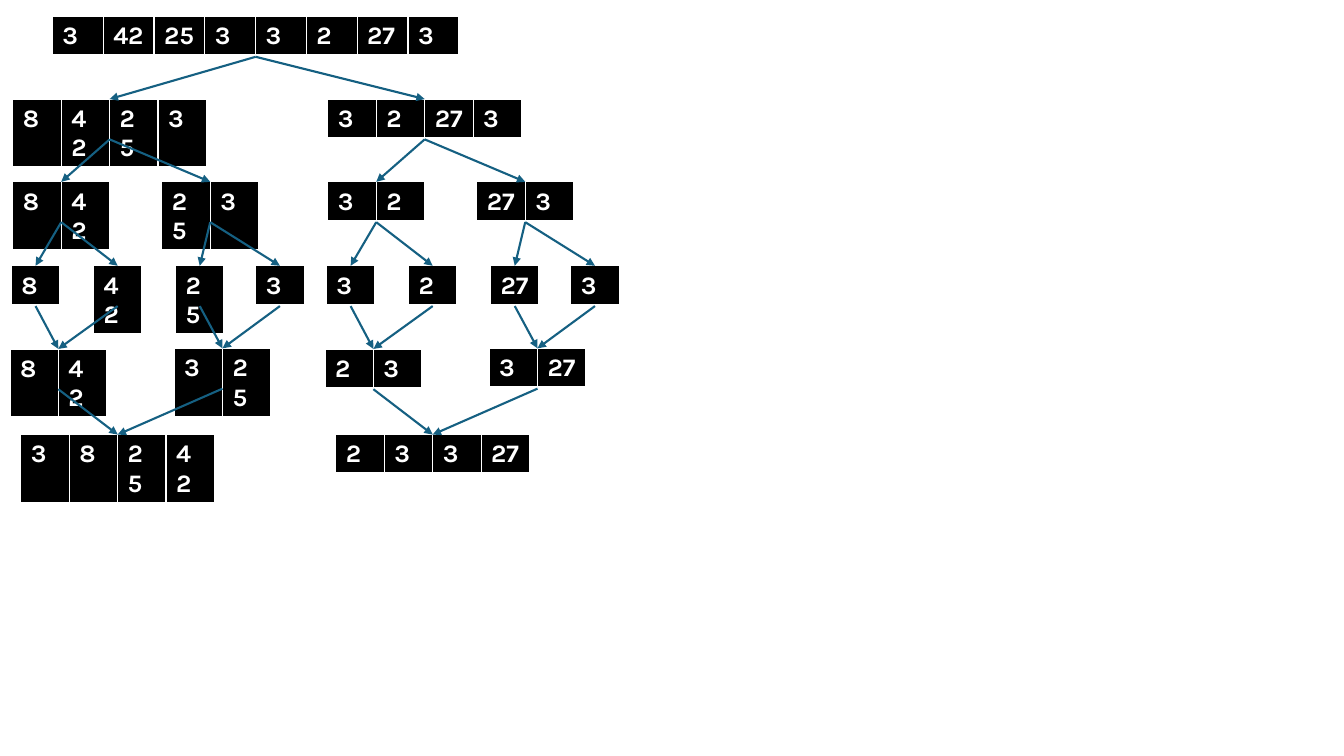
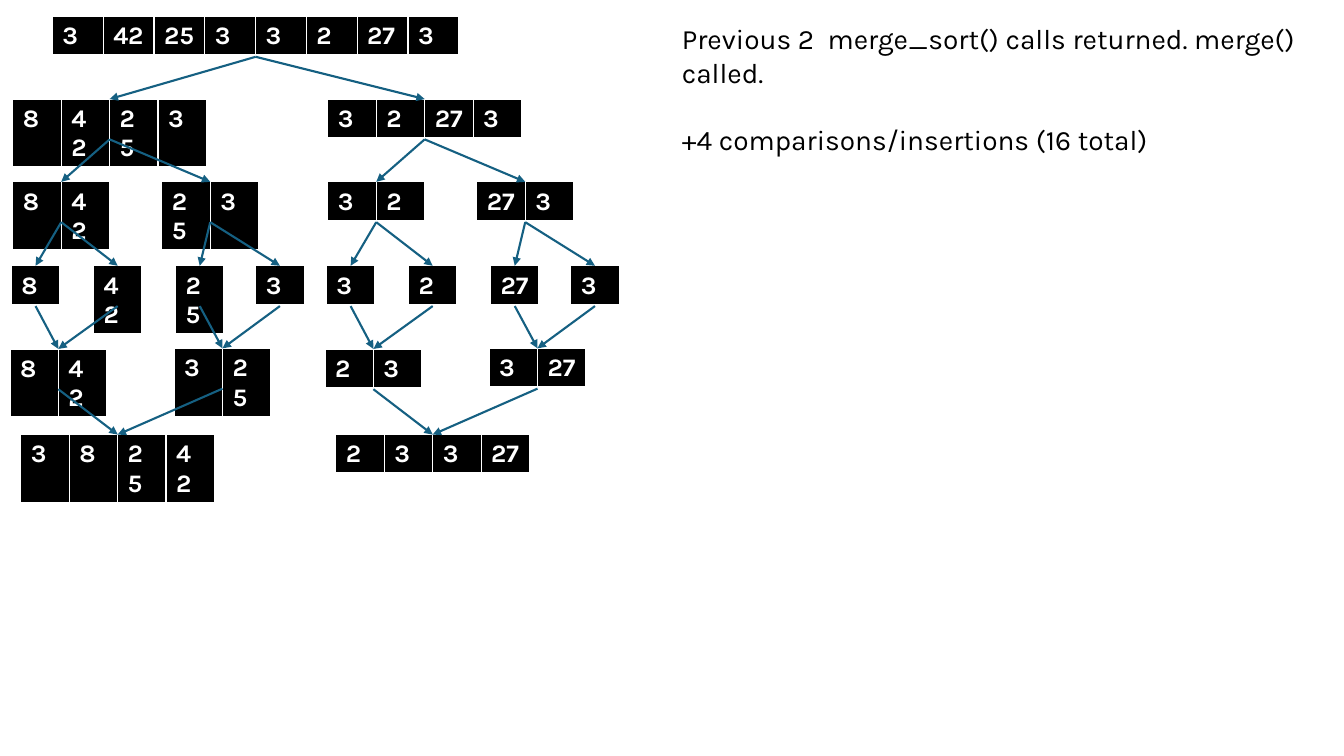
Before and after one commit to stephen-ravelo-ucalgary/ensf338_lab03, a slide deck: slide 25 of ex1.pptx (slide 22 before the commit). Drawn at 1344x756 pixels with LibreOffice and Linux fonts; fonts in the diff are those of the drawing. Boxes give left, top, right and bottom in pixels: in the first picture for what was removed or moved away, otherwise in the second. Text is boxed around its words. In the diff, an @@ line names an element or a change of style, - is before the commit and + after.

```diff
--- a/ex1.pptx
+++ b/ex1.pptx
@@ text added at <box>682,29,1294,157</box>, 20 pt, text #000000 @@
+Previous 2 merge_sort() calls returned. merge() called.
++4 comparisons/insertions (16 total)
```
Also in this commit, not shown: 22 other slides changed, 4 slides added, 2 other files.
